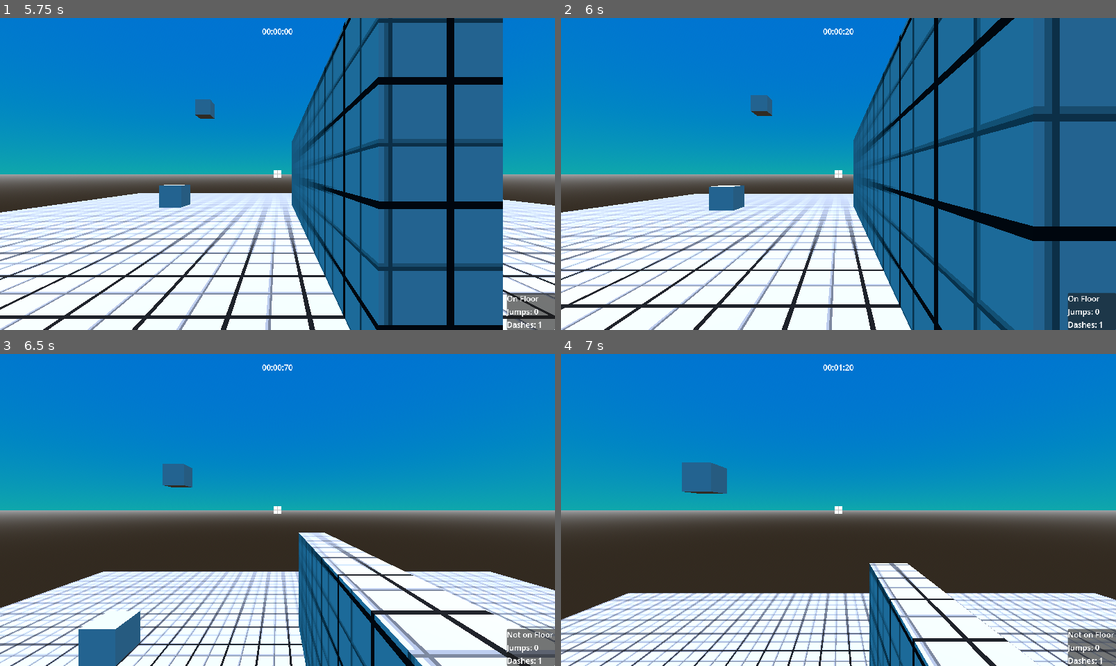
Above: before the commit, frames 1-4 (two rows, left to right).
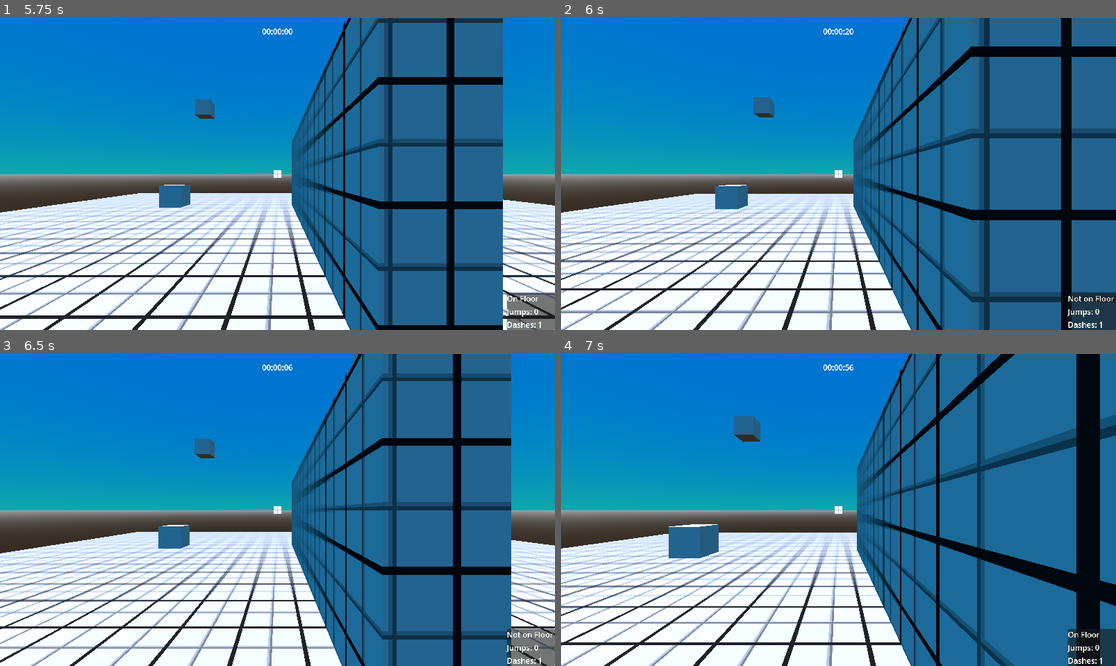
Above: after the commit, the same moments.

Repository: lucasrumney94/GodotGoneWild
Game: Godot game, scene res://Main/main_menu.tscn
Two runs of this game, one before a commit and one after it. Both use one fixed random seed, a clock stepped at 60 frames per second and the inputs below.
Inputs (mouse positions are in pixels of both pictures, inside the frame that each line leads up to):
- Up to frame 1 (5.75 s): click "START" at 0.5 s; tap Enter at 1.25 s; move the mouse to (305, 174) at 1.27 s; hold W (move_forward) 1.28-5 s; click (305, 174) at 1.35 s; tap Space (jump) at 1.52, 2.27, 3.77, 4.52 s; move the mouse to (249, 174) at 2.02 s; click (249, 174) at 2.1 s; move the mouse to (288, 167) at 2.77 s; click (288, 167) at 2.85 s; move the mouse to (271, 180) at 3.52 s; click (271, 180) at 3.6 s; move the mouse to (316, 177) at 4.27 s; click (316, 177) at 4.35 s; tap Escape (ui_cancel) at 4.9 s; click "RESTART" at 5 s
- Up to frame 2 (6 s): tap R (restart, bound only after the commit) at 5.75 s; move the mouse to (794, 170) at 5.77 s; hold W (move_forward) from 5.78 s (still down); click (794, 170) at 5.85 s
- Up to frame 3 (6.5 s): keep holding W (move_forward); tap Space (jump) at 6.02 s; tap R (restart, bound only after the commit) at 6.4 s
- Up to frame 4 (7 s): keep holding W (move_forward); move the mouse to (844, 510) at 6.52 s; click (844, 510) at 6.6 s

Frame 1 is identical in both runs. In frame 2, 22% of the frame differs, in the area x 0-100%, y 0-100%; in frame 3, 53%; in frame 4, 62%.

Commit message:
press "R" for quick restart

Diff:
--- a/godot-wild-tower/Main/main_game.gd
+++ b/godot-wild-tower/Main/main_game.gd
@@ -17,6 +17,11 @@
 			#pause_menu = null
 			#on_unpause()
 
+	if event.is_action_pressed("restart") && pause_menu == null:
+		get_tree().paused = false
+		Engine.time_scale = 1.0
+		get_tree().change_scene_to_file(get_tree().current_scene.scene_file_path)
+
 
 func on_unpause():
 	get_tree().paused = false
--- a/godot-wild-tower/UI/pause_menu.gd
+++ b/godot-wild-tower/UI/pause_menu.gd
@@ -31,6 +31,7 @@
 func on_restart_pressed():
 	#TODO TWO WAYS TO GO ABOUT THIS
 	get_tree().paused = false
+	Engine.time_scale = 1.0
 	get_tree().change_scene_to_file(get_tree().current_scene.scene_file_path)
 	#2. RESET ALL OBJECTS TO STARTING POSITION
 
--- a/godot-wild-tower/project.godot
+++ b/godot-wild-tower/project.godot
@@ -87,6 +87,11 @@
 "events": [Object(InputEventMouseButton,"resource_local_to_scene":false,"resource_name":"","device":-1,"window_id":0,"a …(253 unchanged characters)…
 ]
 }
+restart={
+"deadzone": 0.5,
+"events": [Object(InputEventKey,"resource_local_to_scene":false,"resource_name":"","device":-1,"window_id":0,"alt_pressed":false,"shift_pressed":false,"ctrl_pressed":false,"meta_pressed":false,"pressed":false,"keycode":0,"physical_keycode":82,"key_label":0,"unicode":114,"location":0,"echo":false,"script":null)
+]
+}
 
 [layer_names]
 
